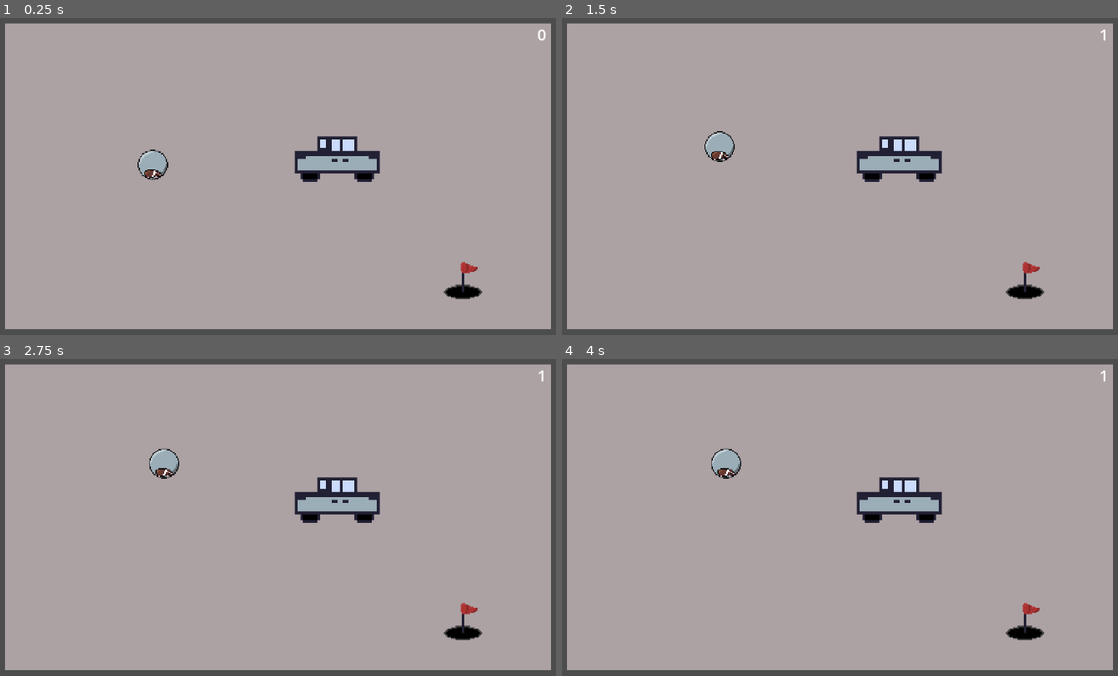
Above: before the commit, frames 1-4 (two rows, left to right).
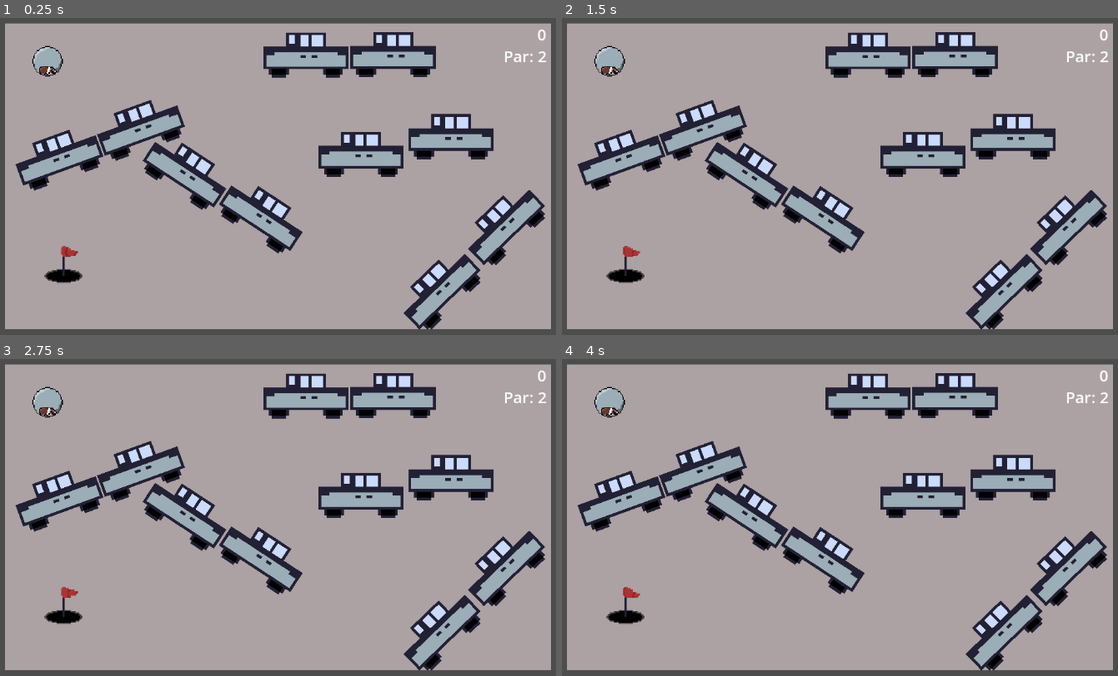
Above: after the commit, the same moments.

Repository: Teej622/get-to-work
Game: Godot game, scene res://scenes/game.tscn
The game is run twice, just before and just after one commit, with the same random seed, the same clock (stepped at 60 frames per second) and the same inputs.
Inputs (mouse positions are in pixels of both pictures, inside the frame that each line leads up to):
- Up to frame 1 (0.25 s): no input
- Up to frame 2 (1.5 s): tap Enter at 0.5 s; move the mouse to (712, 163) at 0.52 s; press the mouse at (712, 163) at 0.53 s; tap Space at 1.25 s; move the mouse to (706, 195) at 1.27 s; release the mouse at (706, 195) at 1.28 s; click (706, 195) at 1.35 s
- Up to frame 3 (2.75 s): move the mouse to (344, 435) at 2.02 s; press the mouse at (344, 435) at 2.03 s
- Up to frame 4 (4 s): tap Enter at 2.75 s; move the mouse to (806, 590) at 2.77 s; release the mouse at (806, 590) at 2.78 s; click (806, 590) at 2.85 s; tap Space at 3.5 s; move the mouse to (1040, 571) at 3.52 s; press the mouse at (1040, 571) at 3.53 s

The runs differ from the first frame. In frame 1, 12% of the frame differs, in the area x 2-99%, y 4-99%; in frame 2, 12%, in the area x 2-99%, y 3-99%; in frame 3, 12%; in frame 4, 12%.

Commit message:
Added stage logic

Diff:
--- /dev/null
+++ b/scenes/car.gd
@@ -0,0 +1,12 @@
+extends StaticBody2D
+
+func _physics_process(delta: float) -> void:
+	if is_visible_in_tree():
+		for child in get_children():
+			if child is CollisionShape2D:
+				child.disabled = false
+
+	else:
+		for child in get_children():
+			if child is CollisionShape2D:
+				child.disabled = true
--- a/scenes/car.tscn
+++ b/scenes/car.tscn
@@ -1,6 +1,7 @@
 [gd_scene format=3 uid="uid://cpiewa65p1ql0"]
 
 [ext_resource type="Texture2D" uid="uid://b6skiok8ig7x0" path="res://assets/sprites/shitter-car.png" id="1_c35m8"]
+[ext_resource type="Script" uid="uid://dfa4bieqnc8qv" path="res://scenes/car.gd" id="1_qt2eu"]
 
 [sub_resource type="RectangleShape2D" id="RectangleShape2D_qt2eu"]
 size = Vector2(14, 5)
@@ -14,6 +15,7 @@
 [node name="Car" type="StaticBody2D" unique_id=1962945219]
 texture_filter = 1
 scale = Vector2(6, 6)
+script = ExtResource("1_qt2eu")
 
 [node name="ShitterCar" type="Sprite2D" parent="." unique_id=1477021650]
 texture = ExtResource("1_c35m8")
--- a/scenes/game.gd
+++ b/scenes/game.gd
@@ -1,15 +1,19 @@
 extends Node2D
 
-@onready var shot_count_label = %ShotCounter.text
-@onready var hamster_ball = get_node("/root/Game/HamsterBall")
+@onready var hamster_ball = %HamsterBall
 @onready var scoreType = %ScoreType
-@export var par = [2]
+@export var par = [2, 2, 2, 2]
 var stage = 0
 var shots
+var shot_history = []
+var starting_pos = [Vector2(90,80), Vector2(), Vector2(), Vector2()]
 
 func _physics_process(delta: float) -> void:
 	%ShotCounter.text = str(hamster_ball.shots)
 	shots = %ShotCounter.text.to_int()
+
+	%Par.text = "Par: " + str(par[stage])
+
 
 func _on_goal_score() -> void:
 	print("score")
@@ -36,5 +40,30 @@
 
 	print(shots)
 
-	get_tree().paused = true
 	%ScoreScreen.visible = true
+
+
+
+func _on_next_stage_btn_pressed() -> void:
+	stage += 1
+	if stage > 4:
+		pass
+	%ScoreScreen.visible = false
+	shot_history.append(shots)
+	shot_counter_update()
+	stage_handler()
+
+func _on_retry_btn_pressed() -> void:
+	%ScoreScreen.visible = false
+	shots = 0
+	shot_counter_update()
+	hamster_ball.position = starting_pos[stage]
+
+func shot_counter_update():
+	%ShotCounter.text = str(shots)
+
+func stage_handler():
+	var stages: Array[Node] = %Stages.get_children()
+	for i in range(stages.size()):
+		if stages[i] is Node2D:
+			stages[i].visible = (i == stage)
--- a/scenes/game.tscn
+++ b/scenes/game.tscn
@@ -15,6 +15,24 @@
 distance = 3.0
 
 [sub_resource type="WorldBoundaryShape2D" id="WorldBoundaryShape2D_p57ef"]
+
+[sub_resource type="StyleBoxFlat" id="StyleBoxFlat_lbhrr"]
+bg_color = Color(0.5190872, 0.6481005, 0.4126669, 1)
+
+[sub_resource type="StyleBoxFlat" id="StyleBoxFlat_p57ef"]
+bg_color = Color(0.26596048, 0.3482582, 0.19691002, 1)
+
+[sub_resource type="StyleBoxFlat" id="StyleBoxFlat_iywne"]
+bg_color = Color(0.3449138, 0.44529647, 0.2610758, 1)
+
+[sub_resource type="StyleBoxFlat" id="StyleBoxFlat_u5sy4"]
+bg_color = Color(0.39308554, 0.3930855, 0.39308548, 1)
+
+[sub_resource type="StyleBoxFlat" id="StyleBoxFlat_gee14"]
+bg_color = Color(0.2231029, 0.2231029, 0.22310284, 1)
+
+[sub_resource type="StyleBoxFlat" id="StyleBoxFlat_0tnpc"]
+bg_color = Color(0.2921899, 0.29219007, 0.29219, 1)
 
 [node name="Game" type="Node2D" unique_id=1105203042]
 script = ExtResource("1_iywne")
@@ -36,14 +54,20 @@
 horizontal_alignment = 2
 autowrap_mode = 2
 
-[node name="Car" parent="." unique_id=1962945219 instance=ExtResource("2_yqjtg")]
-position = Vector2(701, 287)
-
-[node name="Goal" parent="." unique_id=1063061069 instance=ExtResource("4_lbhrr")]
-position = Vector2(966, 543)
+[node name="Par" type="Label" parent="." unique_id=1500126295]
+unique_name_in_owner = true
+offset_left = 1039.0
+offset_top = 46.0
+offset_right = 1142.0
+offset_bottom = 92.0
+theme_override_font_sizes/font_size = 33
+horizontal_alignment = 2
+vertical_alignment = 1
+autowrap_mode = 2
 
 [node name="HamsterBall" parent="." unique_id=870488828 instance=ExtResource("1_uwrxv")]
-position = Vector2(312, 299)
+unique_name_in_owner = true
+position = Vector2(90, 80)
 
 [node name="Boundary" type="StaticBody2D" parent="." unique_id=851081729]
 position = Vector2(0, -1)
@@ -100,4 +124,106 @@
 horizontal_alignment = 1
 vertical_alignment = 1
 
-[connection signal="score" from="Goal" to="." method="_on_goal_score"]
+[node name="NextStageBtn" type="Button" parent="ScoreScreen" unique_id=641922454]
+anchors_preset = 7
+anchor_left = 0.5
+anchor_top = 1.0
+anchor_right = 0.5
+anchor_bottom = 1.0
+offset_left = -439.0
+offset_top = -100.0
+offset_right = -34.32251
+offset_bottom = -35.0
+grow_horizontal = 2
+grow_vertical = 0
+theme_override_colors/font_color = Color(1, 1, 1, 1)
+theme_override_font_sizes/font_size = 33
+theme_override_styles/normal = SubResource("StyleBoxFlat_lbhrr")
+theme_override_styles/pressed = SubResource("StyleBoxFlat_p57ef")
+theme_override_styles/hover = SubResource("StyleBoxFlat_iywne")
+text = "Next Stage"
+
+[node name="RetryBtn" type="Button" parent="ScoreScreen" unique_id=952822049]
+anchors_preset = 7
+anchor_left = 0.5
+anchor_top = 1.0
+anchor_right = 0.5
+anchor_bottom = 1.0
+offset_left = 43.809998
+offset_top = -100.0
+offset_right = 448.4878
+offset_bottom = -35.0
+grow_horizontal = 2
+grow_vertical = 0
+theme_override_colors/font_color = Color(1, 1, 1, 1)
+theme_override_font_sizes/font_size = 33
+theme_override_styles/normal = SubResource("StyleBoxFlat_u5sy4")
+theme_override_styles/pressed = SubResource("StyleBoxFlat_gee14")
+theme_override_styles/hover = SubResource("StyleBoxFlat_0tnpc")
+text = "Retry Stage"
+
+[node name="Stages" type="Node" parent="." unique_id=295451589]
+unique_name_in_owner = true
+
+[node name="Stage1" type="Node2D" parent="Stages" unique_id=1062075473]
+
+[node name="Goal" parent="Stages/Stage1" unique_id=1063061069 instance=ExtResource("4_lbhrr")]
+position = Vector2(124.00006, 509.00006)
+
+[node name="Car" parent="Stages/Stage1" unique_id=1962945219 instance=ExtResource("2_yqjtg")]
+position = Vector2(113.000015, 284)
+rotation = -0.34906584
+
+[node name="Car2" parent="Stages/Stage1" unique_id=1707354674 instance=ExtResource("2_yqjtg")]
+position = Vector2(284.99997, 221)
+rotation = -0.34906584
+
+[node name="Car3" parent="Stages/Stage1" unique_id=924454235 instance=ExtResource("2_yqjtg")]
+position = Vector2(381.99994, 314.99997)
+rotation = 0.58119464
+
+[node name="Car10" parent="Stages/Stage1" unique_id=1674442753 instance=ExtResource("2_yqjtg")]
+position = Vector2(542.99994, 406.99997)
+rotation = 0.58119464
+
+[node name="Car4" parent="Stages/Stage1" unique_id=1277653841 instance=ExtResource("2_yqjtg")]
+position = Vector2(635, 67)
+
+[node name="Car5" parent="Stages/Stage1" unique_id=812689275 instance=ExtResource("2_yqjtg")]
+position = Vector2(819, 66)
+
+[node name="Car6" parent="Stages/Stage1" unique_id=272579698 instance=ExtResource("2_yqjtg")]
+position = Vector2(751, 277)
+
+[node name="Car7" parent="Stages/Stage1" unique_id=724179892 instance=ExtResource("2_yqjtg")]
+position = Vector2(941, 240)
+
+[node name="Car8" parent="Stages/Stage1" unique_id=1207752049 instance=ExtResource("2_yqjtg")]
+position = Vector2(1054.0001, 427)
+rotation = -0.7679449
+
+[node name="Car9" parent="Stages/Stage1" unique_id=1059407738 instance=ExtResource("2_yqjtg")]
+position = Vector2(918, 562.99994)
+rotation = -0.7679449
+
+[node name="Stage2" type="Node2D" parent="Stages" unique_id=1670398778]
+visible = false
+
+[node name="Car" parent="Stages/Stage2" unique_id=1437628043 instance=ExtResource("2_yqjtg")]
+position = Vector2(615, 109)
+
+[node name="Stage3" type="Node2D" parent="Stages" unique_id=485752501]
+visible = false
+
+[node name="Car" parent="Stages/Stage3" unique_id=1403388186 instance=ExtResource("2_yqjtg")]
+position = Vector2(615, 109)
+
+[node name="Stage4" type="Node2D" parent="Stages" unique_id=1018482213]
+visible = false
+
+[node name="Car" parent="Stages/Stage4" unique_id=1869600462 instance=ExtResource("2_yqjtg")]
+position = Vector2(615, 109)
+
+[connection signal="pressed" from="ScoreScreen/NextStageBtn" to="." method="_on_next_stage_btn_pressed"]
+[connection signal="pressed" from="ScoreScreen/RetryBtn" to="." method="_on_retry_btn_pressed"]
+[connection signal="score" from="Stages/Stage1/Goal" to="." method="_on_goal_score"]
--- a/scenes/goal.gd
+++ b/scenes/goal.gd
@@ -1,6 +1,10 @@
 extends Node2D
 
 signal score
+@onready var animated_goal = %AnimatedGoal
+
+func _physics_process(delta: float) -> void:
+	animated_goal.play("Waving")
 
 func _on_area_2d_body_entered(body: Node2D) -> void:
 	score.emit()
--- a/scenes/goal.tscn
+++ b/scenes/goal.tscn
@@ -1,19 +1,87 @@
 [gd_scene format=3 uid="uid://4pdgihsmbf4g"]
 
-[ext_resource type="Texture2D" uid="uid://bidla2trafokv" path="res://assets/sprites/goal.png" id="1_jbojv"]
 [ext_resource type="Script" uid="uid://5h7ejp105lr6" path="res://scenes/goal.gd" id="1_sx1j4"]
+[ext_resource type="Texture2D" uid="uid://decduocbvdmka" path="res://assets/sprites/goal-spritesheet.png" id="2_sx1j4"]
+
+[sub_resource type="AtlasTexture" id="AtlasTexture_w3gav"]
+atlas = ExtResource("2_sx1j4")
+region = Rect2(0, 0, 32, 32)
+
+[sub_resource type="AtlasTexture" id="AtlasTexture_jvyg3"]
+atlas = ExtResource("2_sx1j4")
+region = Rect2(32, 0, 32, 32)
+
+[sub_resource type="AtlasTexture" id="AtlasTexture_aqdrf"]
+atlas = ExtResource("2_sx1j4")
+region = Rect2(64, 0, 32, 32)
+
+[sub_resource type="AtlasTexture" id="AtlasTexture_jo0vh"]
+atlas = ExtResource("2_sx1j4")
+region = Rect2(96, 0, 32, 32)
+
+[sub_resource type="AtlasTexture" id="AtlasTexture_cc8po"]
+atlas = ExtResource("2_sx1j4")
+region = Rect2(128, 0, 32, 32)
+
+[sub_resource type="AtlasTexture" id="AtlasTexture_s262x"]
+atlas = ExtResource("2_sx1j4")
+region = Rect2(160, 0, 32, 32)
+
+[sub_resource type="AtlasTexture" id="AtlasTexture_71tl1"]
+atlas = ExtResource("2_sx1j4")
+region = Rect2(192, 0, 32, 32)
+
+[sub_resource type="AtlasTexture" id="AtlasTexture_uikie"]
+atlas = ExtResource("2_sx1j4")
+region = Rect2(224, 0, 32, 32)
+
+[sub_resource type="SpriteFrames" id="SpriteFrames_d623h"]
+animations = [{
+"frames": [{
+"duration": 1.0,
+"texture": SubResource("AtlasTexture_w3gav")
+}, {
+"duration": 1.0,
+"texture": SubResource("AtlasTexture_jvyg3")
+}, {
+"duration": 1.0,
+"texture": SubResource("AtlasTexture_aqdrf")
+}, {
+"duration": 1.0,
+"texture": SubResource("AtlasTexture_jo0vh")
+}, {
+"duration": 1.0,
+"texture": SubResource("AtlasTexture_cc8po")
+}, {
+"duration": 1.0,
+"texture": SubResource("AtlasTexture_s262x")
+}, {
+"duration": 1.0,
+"texture": SubResource("AtlasTexture_71tl1")
+}, {
+"duration": 1.0,
+"texture": SubResource("AtlasTexture_uikie")
+}],
+"loop": true,
+"name": &"Waving",
+"speed": 10.0
+}]
 
 [sub_resource type="CapsuleShape2D" id="CapsuleShape2D_sx1j4"]
 radius = 4.682539
 height = 17.460316
 
 [node name="Goal" type="Node2D" unique_id=1063061069]
+texture_filter = 1
 scale = Vector2(2.52, 2.52)
 script = ExtResource("1_sx1j4")
 
-[node name="Sprite2D" type="Sprite2D" parent="." unique_id=1443428807]
-texture_filter = 1
-texture = ExtResource("1_jbojv")
+[node name="AnimatedGoal" type="AnimatedSprite2D" parent="." unique_id=1814928529]
+unique_name_in_owner = true
+scale = Vector2(0.99999994, 0.99999994)
+sprite_frames = SubResource("SpriteFrames_d623h")
+animation = &"Waving"
+frame_progress = 0.536545
 
 [node name="Area2D" type="Area2D" parent="." unique_id=2057793222]
 
Binary file added: assets/ideas/level-design.png
Not shown, added: assets/ideas/level-design.png.import
Binary file added: assets/sprites/goal-sprite-sheet.png
Not shown, added: assets/sprites/goal-sprite-sheet.png.import
Binary file added: assets/sprites/goal-spritesheet.png
Not shown, added: assets/sprites/goal-spritesheet.png.import
Not shown, added: scenes/car.gd.uid
